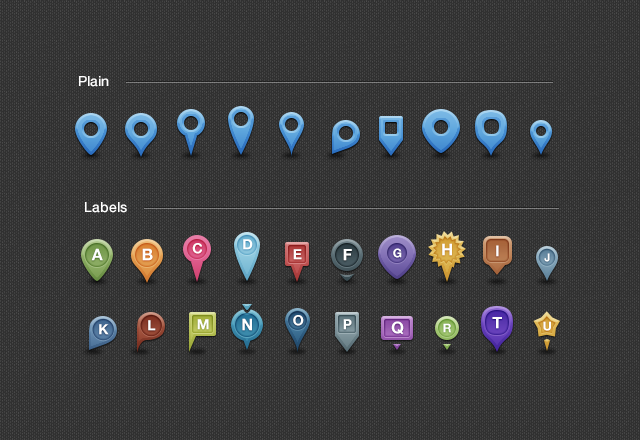
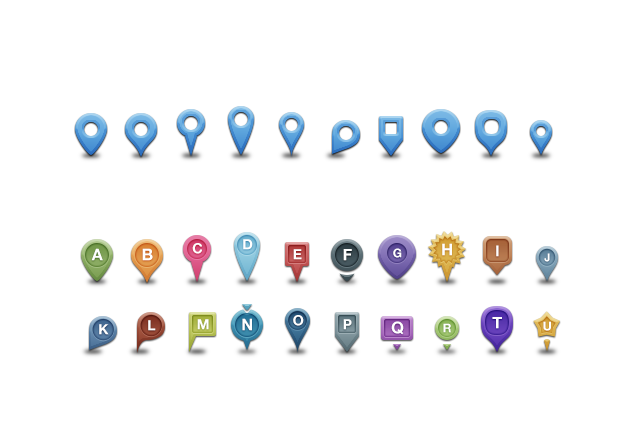
Comparing the layer stacks of the two w=640, h=440 images. Changes:
hid group "Background" (1st of 2) (6 layers) over <box>0,0,640,440</box>
